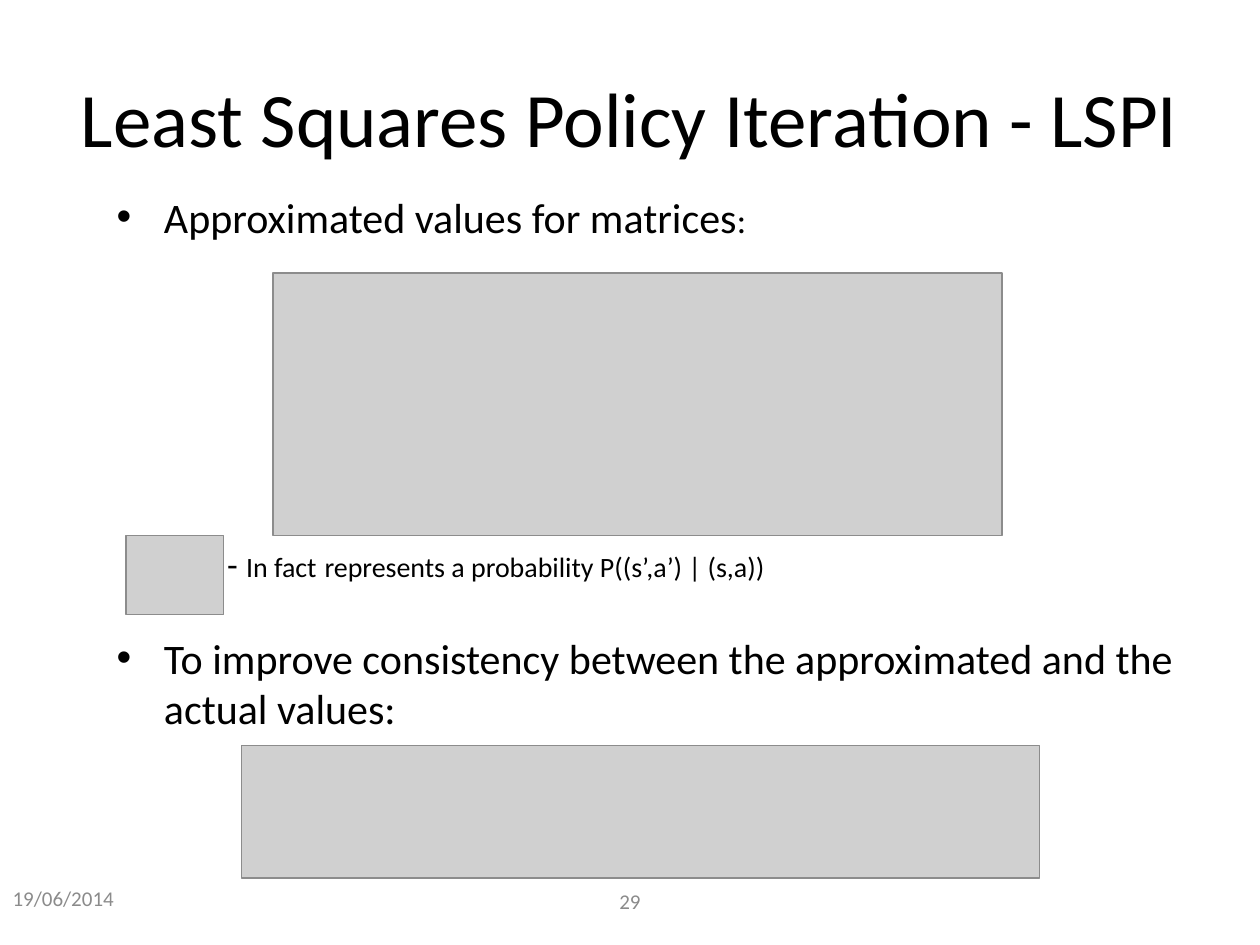
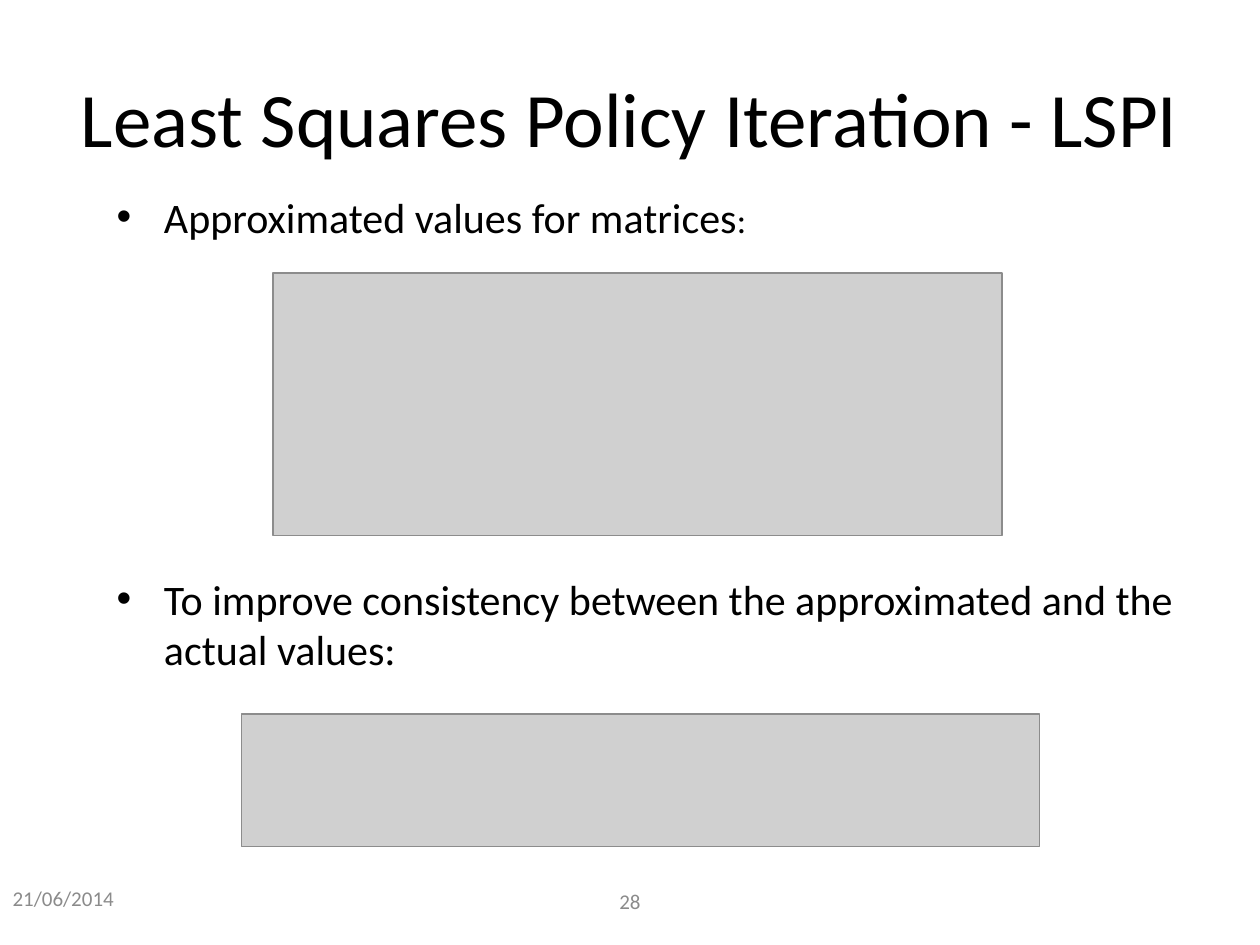
Before and after one commit to ro1208984/learning.java, a slide deck: slide 28 of Mobile Day presentation.pptx (slide 29 before the commit). Drawn at 1260x945 pixels with LibreOffice and Linux fonts; fonts in the diff are those of the drawing; grey boxes stand for pictures. Boxes give left, top, right and bottom in pixels: in the first picture for what was removed or moved away, otherwise in the second. Text is boxed around its words. In the diff, an @@ line names an element or a change of style, - is before the commit and + after.

```diff
--- a/Mobile Day presentation.pptx
+++ b/Mobile Day presentation.pptx
@@ picture removed at bbox=[126, 536, 224, 615] @@
@@ text at bbox=[246, 556, 765, 582]: paragraph removed @@
-- In fact represents a probability P((s’,a’) | (s,a))
@@ picture: place and size @@
-picture at bbox=[242, 746, 1040, 878]
+picture at bbox=[242, 714, 1040, 847]
@@ text at bbox=[13, 891, 114, 907]: text changed @@
-19/06/2014
+21/06/2014
@@ page number at bbox=[619, 895, 640, 909]: text changed @@
-29
+28
```
Also in this commit, not shown: 16 other slides changed, 5 slides added, 2 slides removed.
